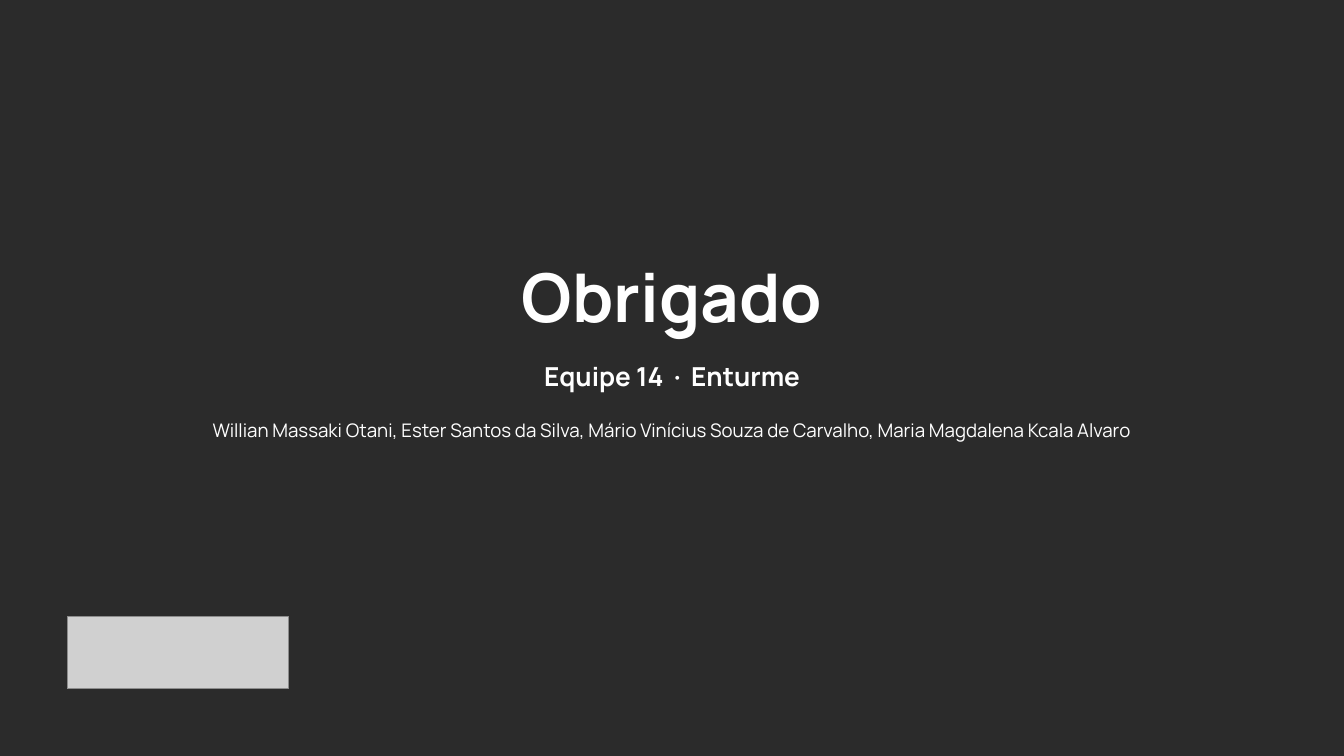
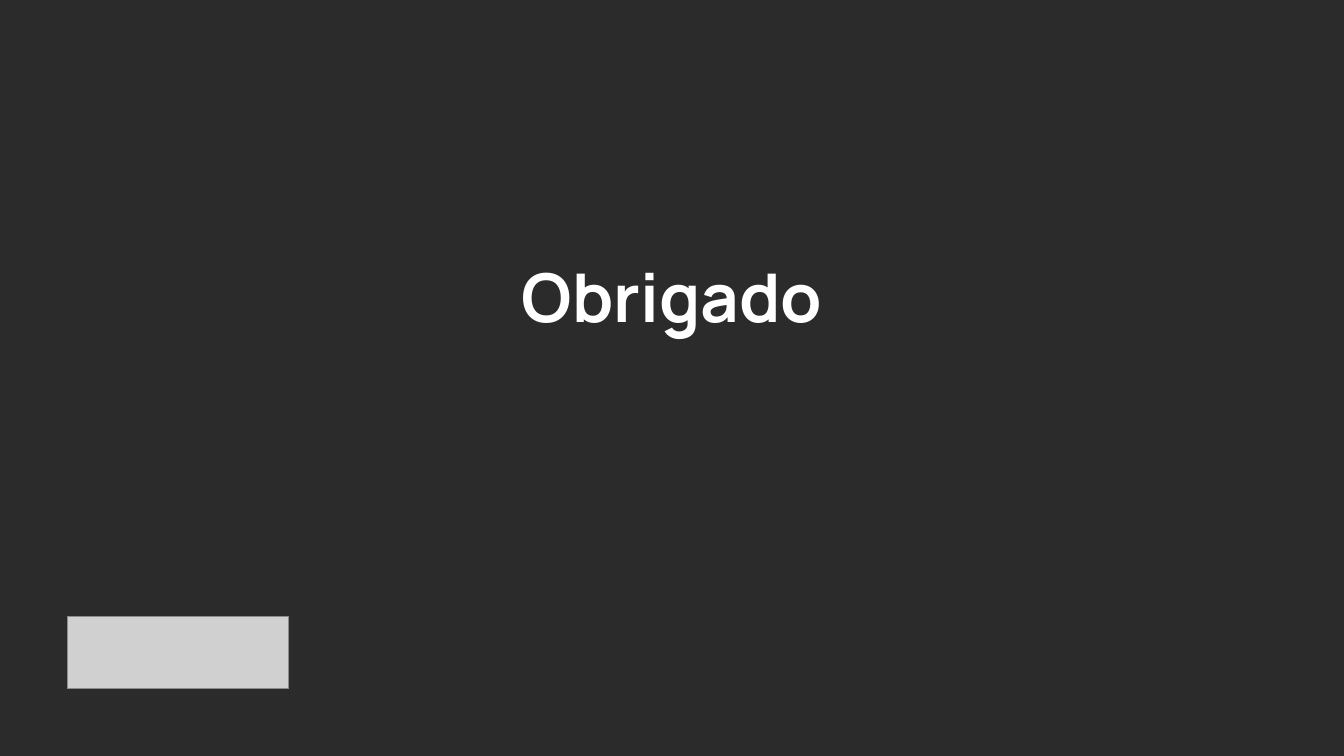
Before and after one commit to m2605/desafio-unisoma, a slide deck: slide 9 of solucao_monolitica/docs/Apresentacao_Enturme.pptx. Drawn at 1344x756 pixels with LibreOffice and Linux fonts; fonts in the diff are those of the drawing; grey boxes stand for pictures; background and template pictures are left out; a plain dark background stands for a picture behind light text. Boxes give left, top, right and bottom in pixels: in the first picture for what was removed or moved away, otherwise in the second. Text is boxed around its words. In the diff, an @@ line names an element or a change of style, - is before the commit and + after.

Commit message:
Slides: fotos e LinkedIn da equipe; capa so com a equipe; encerramento so Obrigado

```diff
--- a/solucao_monolitica/docs/Apresentacao_Enturme.pptx
+++ b/solucao_monolitica/docs/Apresentacao_Enturme.pptx
@@ text removed at (x1=544, y1=367, x2=800, y2=393) @@
-Equipe 14 · Enturme
@@ text removed at (x1=213, y1=422, x2=1130, y2=442) @@
-Willian Massaki Otani, Ester Santos da Silva, Mário Vinícius Souza de Carvalho, Maria Magdalena Kcala Alvaro
```
Also in this commit, not shown: 2 other slides changed, 8 other files.
